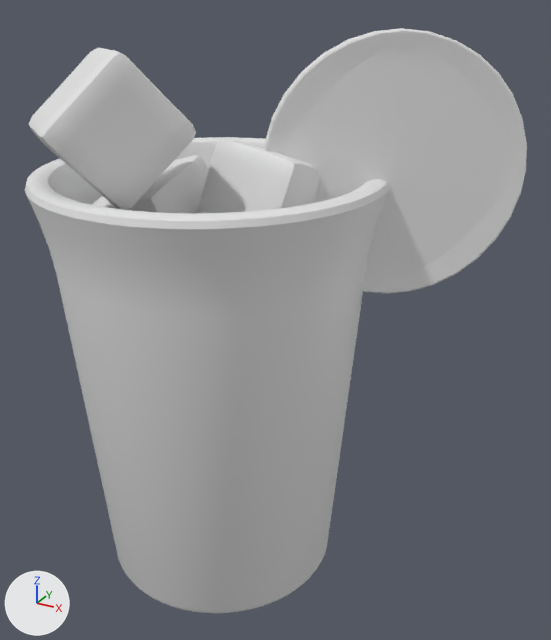
The OBJ model public/assets/drink-baked/blog0038.obj as it was, and as the next commit left it.
Both versions are drawn from a camera (50 mm lens) standing at (3.42, -5.13, 5.07) and looking at (0.54, 0.1, 2.46). Arrows for +X, +Y and +Z are at lower left; the lights stay in place. The older version comes first. Where no turn or scale is listed for an object, it has been applied to the vertices.
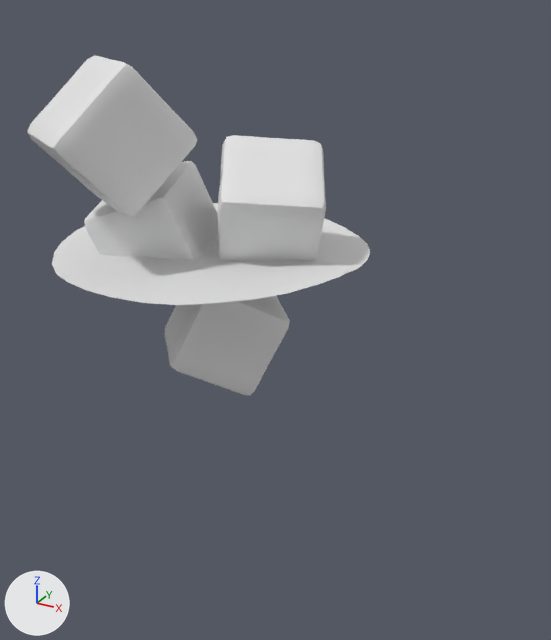
Where the change shows, as pixel boxes (x1, y1, x2, y2) in the pictures (551 x 640 px; the box of a moved part takes in the faces that stretch with it):
'Cylinder', deleted
    before: (25, 137, 389, 613)
'Circle.001', deleted
    before: (264, 28, 527, 294)
'Cube.003', reshaped
    before: (29, 47, 196, 210)
    after: (27, 55, 197, 217)
'Cube.002', reshaped
    before: (197, 137, 319, 213)
    after: (217, 135, 326, 261)
'Cube.001', reshaped
    before: (92, 155, 208, 213)
    after: (84, 161, 218, 260)
part 1 of me_cube, moved or reshaped (not visible before)
    after: (164, 296, 290, 395)
part 5 of me_plane, moved or reshaped (not visible before)
    after: (52, 203, 370, 305)

What the commit changed:
me_cube is used by ob_cube; location (0.0, 0.0, 0.0).
me_cube had 386 vertices, 384 faces and spanned x -0.627..0.651, y -0.626..0.619, z 1.797..2.882.
me_cube now has 386 vertices, 384 faces and spans x -0.564..0.68, y -0.555..0.655, z 1.784..2.818.
me_cube part 1: the whole mesh is multiplied about its middle by the matrix ((-0.941, -0.338, -0.013), (-0.12, 0.298, 0.947), (-0.316, 0.893, -0.321)), then moved by (0.046, 0.053, -0.039).
me_cube_001 is used by ob_cube_001; location (0.0, 0.0, 0.0).
me_cube_001 had 386 vertices, 384 faces and spanned x -0.937..0.035, y -0.568..0.405, z 2.671..3.764.
me_cube_001 now has 386 vertices, 384 faces and spans x -0.988..0.113, y -0.687..0.376, z 2.639..3.711.
me_cube_001 part 2: the whole mesh is multiplied about its middle by the matrix ((0.966, -0.249, -0.072), (0.254, 0.964, 0.073), (0.051, -0.089, 0.995)), then moved by (0.014, -0.073, -0.043).
me_cube_002 is used by ob_cube_002; location (0.0, 0.0, 0.0).
me_cube_002 had 386 vertices, 384 faces and spanned x 0.001..0.985, y -0.439..0.622, z 2.94..3.984.
me_cube_002 now has 386 vertices, 384 faces and spans x -0.092..1.073, y -0.518..0.714, z 2.901..3.977.
me_cube_002 part 3: the whole mesh is multiplied about its middle by the matrix ((0.496, 0.592, 0.635), (-0.384, -0.506, 0.772), (0.779, -0.627, -0.024)), then moved by (-0.002, 0.007, -0.023).
me_cube_003 is used by ob_cube_003; location (0.0, 0.0, 0.0).
me_cube_003 had 386 vertices, 384 faces and spanned x -0.948..0.283, y -1.415..-0.134, z 3.571..4.667.
me_cube_003 now has 386 vertices, 384 faces and spans x -0.992..0.187, y -1.332..-0.052, z 3.508..4.587.
me_cube_003 part 4: the whole mesh is multiplied about its middle by the matrix ((0.993, -0.115, 0.028), (0.116, 0.993, -0.016), (-0.026, 0.019, 0.999)), then moved by (-0.07, 0.082, -0.071).
me_plane is used by ob_plane; location (0.0, 0.0, 0.0).
me_plane had 254 vertices, 74 faces and spanned x -1.31..1.31, y -1.3..1.3, z 3.03..3.1.
me_plane now has 226 vertices, 167 faces and spans x -1.31..1.31, y -1.31..1.31, z 3.03..3.1.
me_plane part 5: 14 vertices moved from x -1.09..1.09, y -1.21..1.21, z 3.04..3.08 to x -1.09..1.09, y -1.22..1.22, z 3.04..3.08; 186 vertices removed from x -1.31..1.31, y -1.3..1.3, z 3.03..3.1; 158 vertices added at x -1.31..1.31, y -1.31..1.31, z 3.03..3.09.
Object 'Circle.001' (ob_circle_001) is deleted.
Object 'Cylinder' (ob_cylinder) is deleted.
